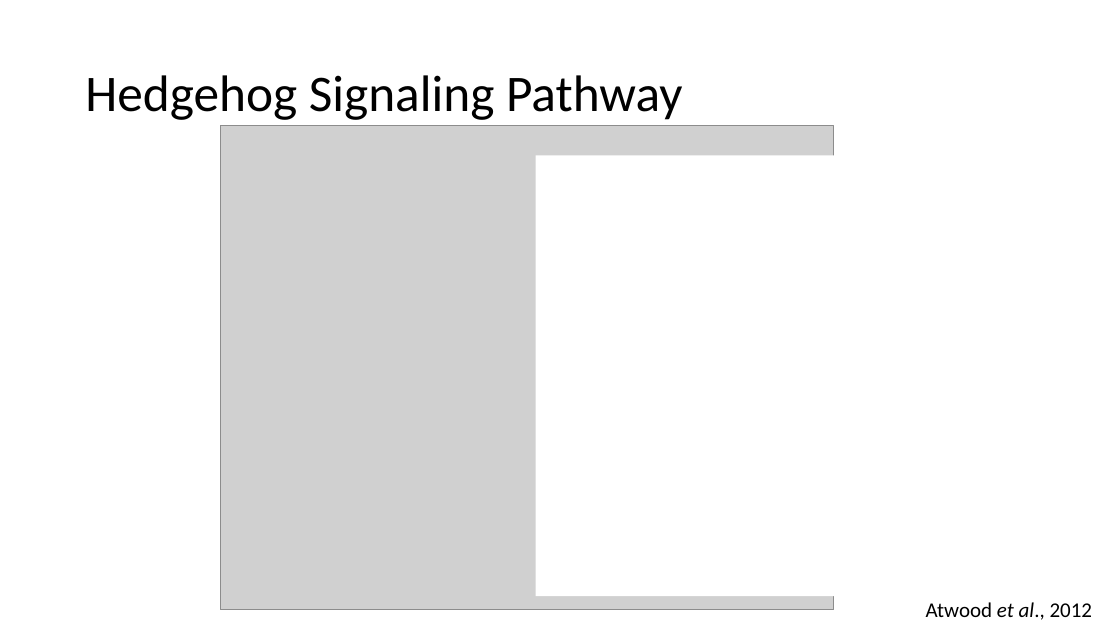
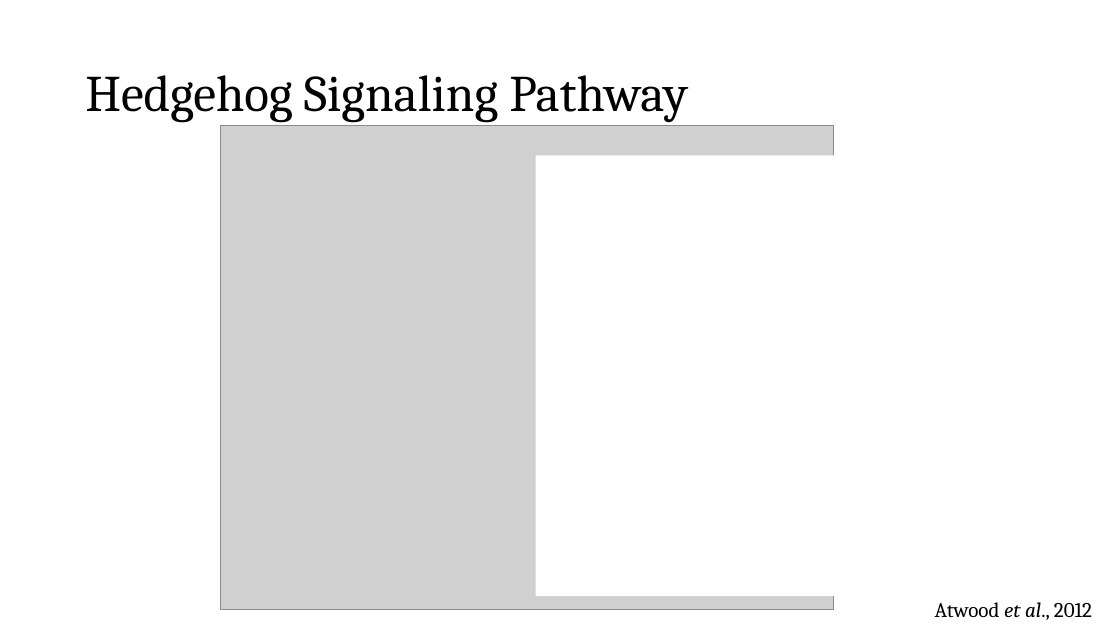
Before and after one commit to phalas25/ph-future-phd, a slide deck: slide 3 of Rotation Wrap Up Presentation.pptx. Drawn at 1120x630 pixels with LibreOffice and Linux fonts; fonts in the diff are those of the drawing; grey boxes stand for pictures. Boxes give left, top, right and bottom in pixels: in the first picture for what was removed or moved away, otherwise in the second. Text is boxed around its words. In the diff, an @@ line names an element or a change of style, - is before the commit and + after.

```diff
--- a/Rotation Wrap Up Presentation.pptx
+++ b/Rotation Wrap Up Presentation.pptx
@@ title "Hedgehog Signaling Pathway" at bbox=[85, 75, 688, 122]: font Calibri to Cambria @@
@@ text "Atwood et al., 2012" at bbox=[935, 602, 1092, 620]: font Calibri to Cambria @@
```
Also in this commit, not shown: 12 other slides changed, 5 slides added, 1 slide removed, 5 other files.
